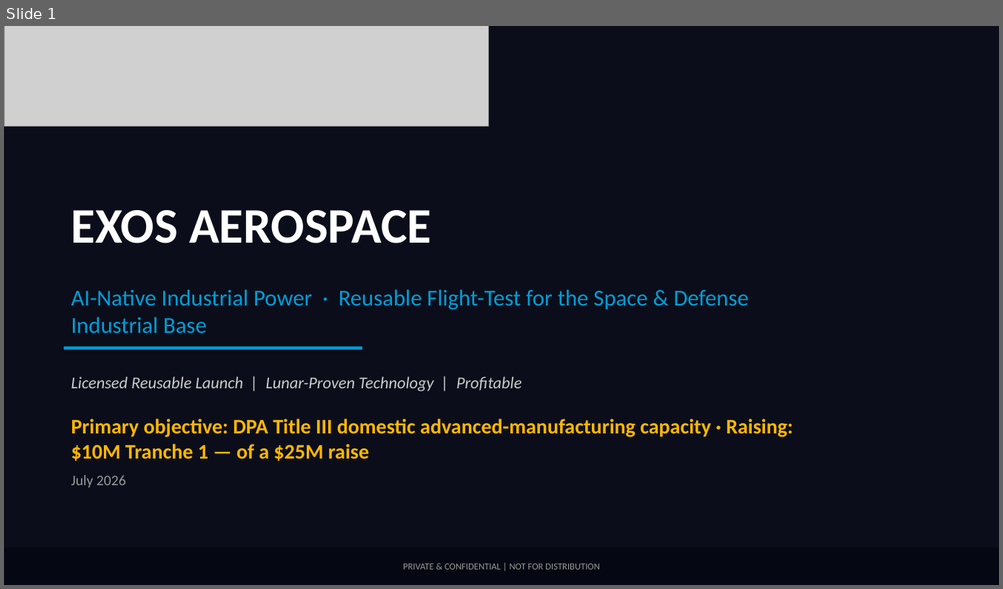
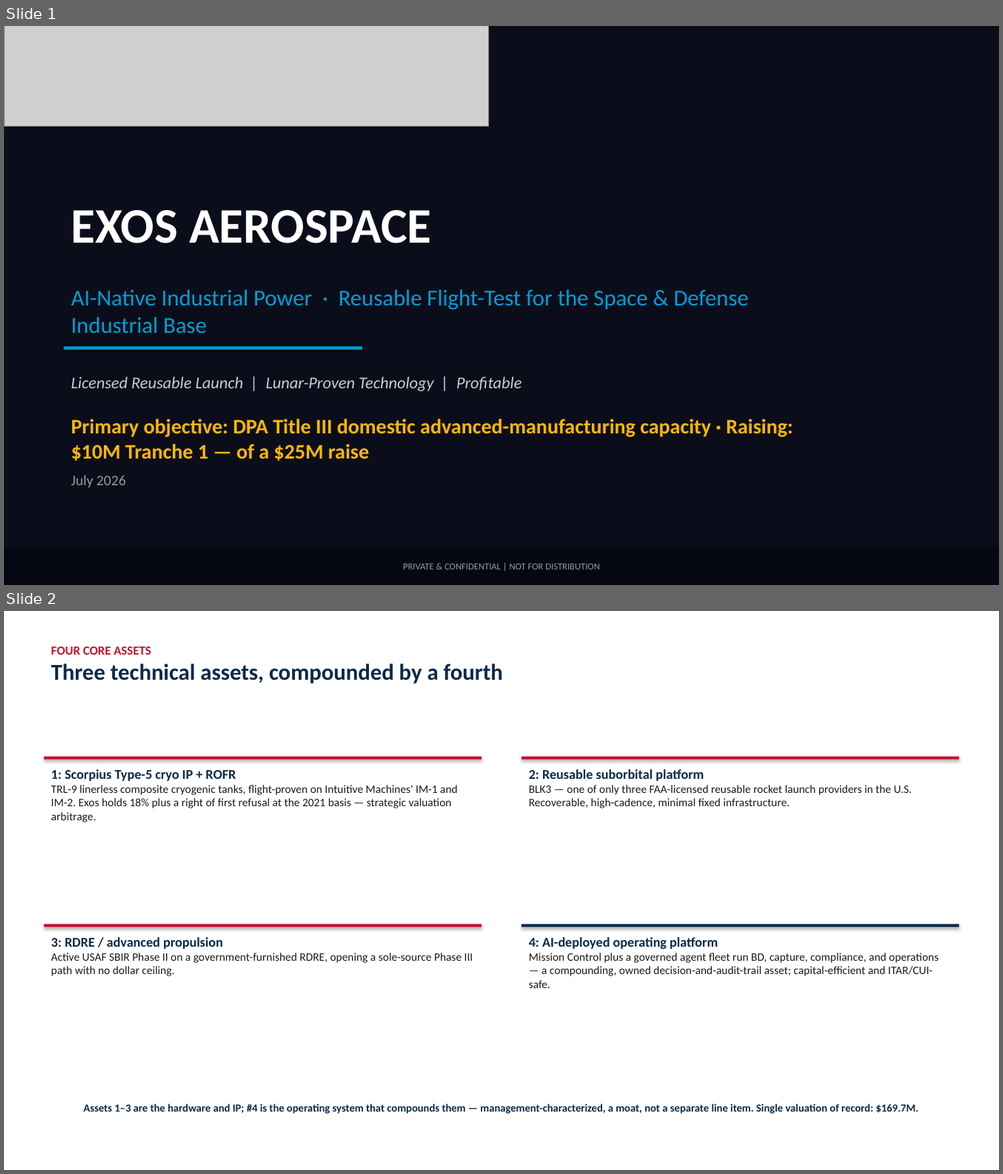
Before and after one commit to ExosAerospace/workspace, a slide deck: data-room/Exos_SeriesA/_CANONICAL/Exos_SeriesA_PitchDeck_FULL_2026-08-16_CORRECTED.pptx. Shown one above the other, each under a label of ours: slide 1 before the commit, slides 1 and 2 after it. The pictures are 1003x589 and 1003x1174 pixels, drawn with LibreOffice and Linux fonts; fonts in the diff are those of the drawing; grey boxes stand for pictures; background and template pictures are left out; a plain dark background stands for a picture behind light text. Boxes give left, top, right and bottom in pixels: in the first picture for what was removed or moved away, otherwise in the second. Text is boxed around its words. In the diff, an @@ line names an element or a change of style, - is before the commit and + after.

```diff
--- a/data-room/Exos_SeriesA/_CANONICAL/Exos_SeriesA_PitchDeck_FULL_2026-08-16_CORRECTED.pptx
+++ b/data-room/Exos_SeriesA/_CANONICAL/Exos_SeriesA_PitchDeck_FULL_2026-08-16_CORRECTED.pptx
@@ slide 2 added at (4,611,999,1170), background #FFFFFF @@
@@ text added at (51,647,503,684), 22 pt, text #0B2A4A, bold @@
+FOUR CORE ASSETS
+Three technical assets, compounded by a fourth
@@ rectangle added at (43,757,481,760), fill #C8102E @@
@@ rectangle added at (521,757,959,760), fill #C8102E @@
@@ text added at (51,769,458,823), 11 pt, text #1A1A1A @@
+1: Scorpius Type-5 cryo IP + ROFR
+TRL-9 linerless composite cryogenic tanks, flight-proven on Intuitive Machines' IM-1 and IM-2. Exos holds 18% plus a right of first refusal at the 2021 basis — strategic valuation arbitrage.
@@ text added at (529,769,911,809), 11 pt, text #1A1A1A @@
+2: Reusable suborbital platform
+BLK3 — one of only three FAA-licensed reusable rocket launch providers in the U.S. Recoverable, high-cadence, minimal fixed infrastructure.
@@ rectangle added at (43,924,481,927), fill #C8102E @@
@@ text added at (51,937,473,977), 11 pt, text #1A1A1A @@
+3: RDRE / advanced propulsion
+Active USAF SBIR Phase II on a government-furnished RDRE, opening a sole-source Phase III path with no dollar ceiling.
@@ rectangle added at (521,924,959,927), fill #0B2A4A @@
@@ text added at (529,937,938,988), 11 pt, text #1A1A1A @@
+4: AI-deployed operating platform
+Mission Control plus a governed agent fleet run BD, capture, compliance, and operations — a compounding, owned decision-and-audit-trail asset; capital-efficient and ITAR/CUI-safe.
@@ text added at (83,1104,919,1114), 10.5 pt, text #0B2A4A, bold @@
+Assets 1–3 are the hardware and IP; #4 is the operating system that compounds them — management-characterized, a moat, not a separate line item. Single valuation of record: $169.7M.
```
Also in this commit, not shown: 5 slides changed, 9 other files.
